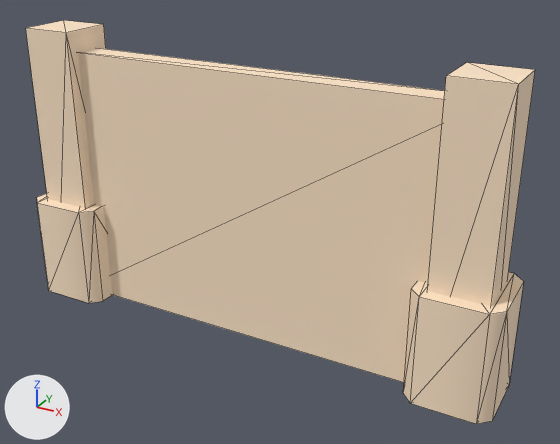
The glTF model assets/kenney/citysuburban/fence.glb: old version first, new version second.
Both versions are drawn from a camera (50 mm lens) standing at (0.332, -0.551, 0.394) and looking at (0.027, 0.005, 0.116). The axes (+X, +Y, +Z) are drawn at lower left. The lights are the same throughout. The older version comes first. Mesh edges are drawn as thin lines.

The first picture shows 'fence'.
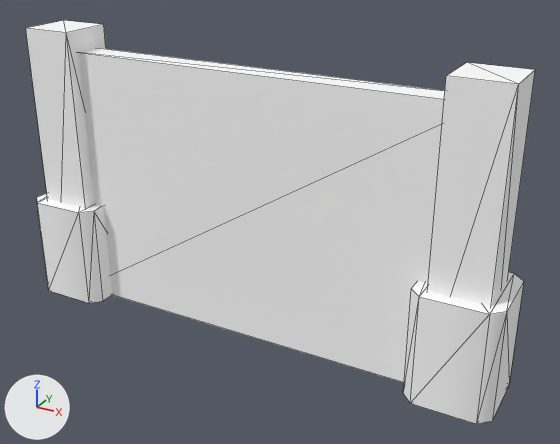
The change in detail:
Material 'colormap.029' (mat_colormap_029) is new.
Its base color is (1.0, 1.0, 1.0) (white #ffffff).
Its roughness is 1.0.
me_fence has 56 vertices, 88 faces and spans x -0.238..0.238, y -0.038..0.038, z 0.0..0.27.
me_fence no longer uses material mat_colormap.
me_fence gains material mat_colormap_029 (white #ffffff).

Where the change shows, as pixel boxes [x1, y1, x2, y2] in the pictures (560 x 444 px):
'fence', recoloured
    both: [26, 20, 535, 424]
